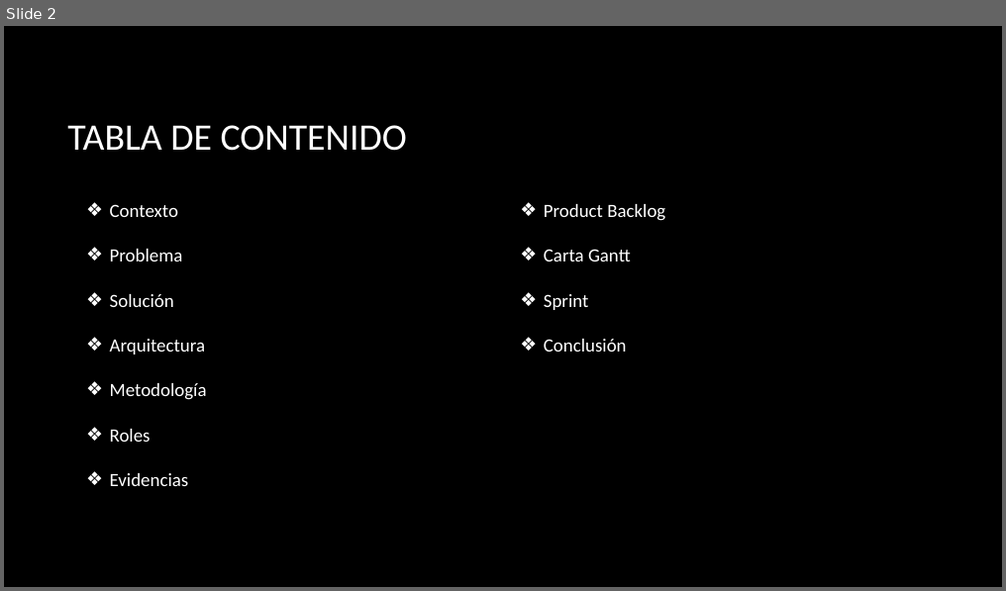
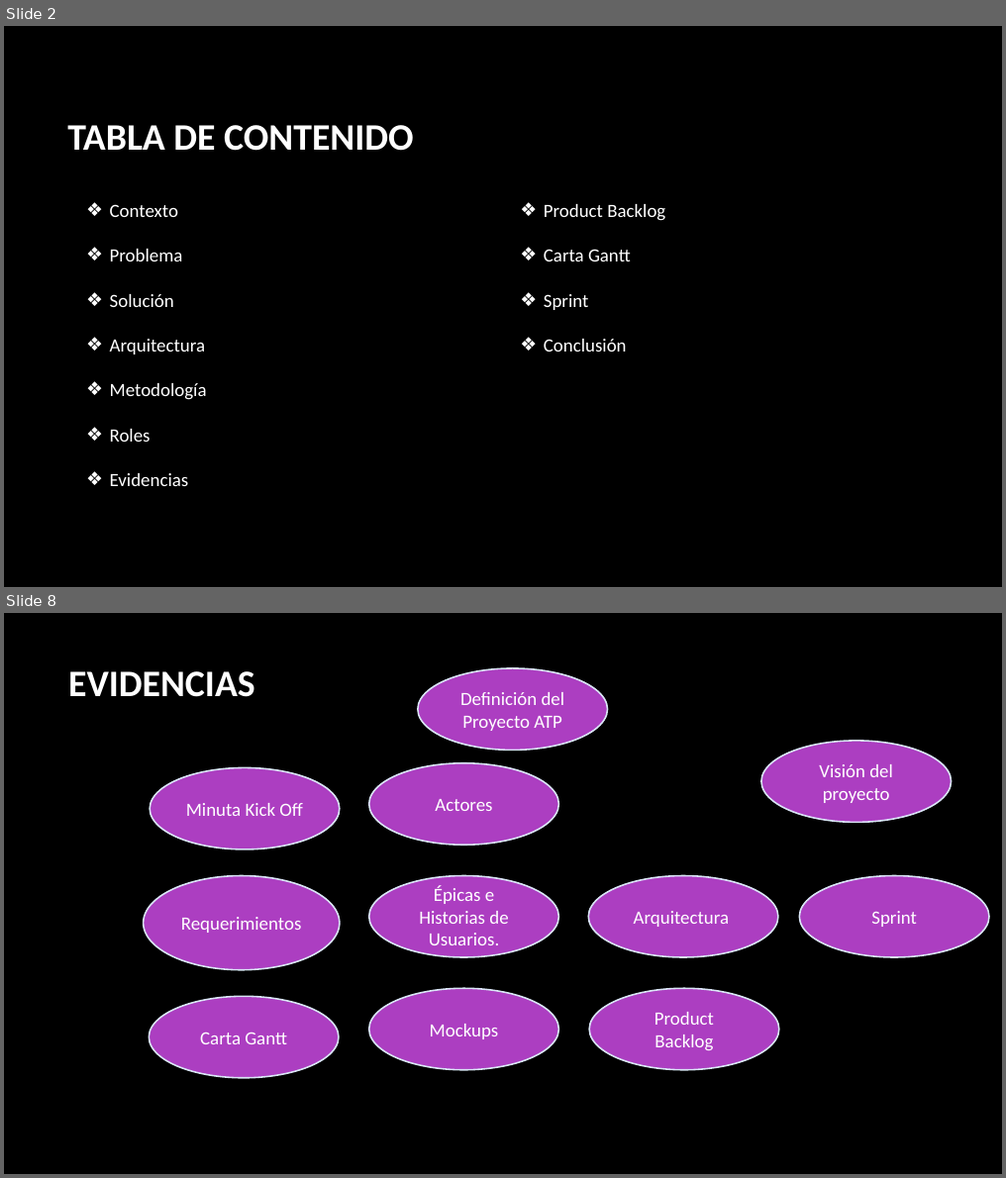
Before and after one commit to cristianvernal/NombreProyecto_Capstone24_DUOC_VM, a slide deck: Fase 1/Evidencias Grupales/Presentación Capstone.pptx. Shown one above the other, each under a label of ours: slide 2 before the commit, slides 2 and 8 after it; the slides between them are not shown. The pictures are 1006x591 and 1006x1178 pixels, drawn with LibreOffice and Linux fonts; fonts in the diff are those of the drawing; background and template pictures are left out. Boxes give left, top, right and bottom in pixels: in the first picture for what was removed or moved away, otherwise in the second. Text is boxed around its words. In the diff, an @@ line names an element or a change of style, - is before the commit and + after.

```diff
--- a/Fase 1/Evidencias Grupales/Presentación Capstone.pptx
+++ b/Fase 1/Evidencias Grupales/Presentación Capstone.pptx
@@ slide 8 added at <box>4,613,1002,1174</box>, background picture (left out) @@
@@ title added at <box>68,671,255,697</box>, 36 pt, text #FFFFFF, bold @@
+EVIDENCIAS
@@ ellipse added at <box>418,668,608,750</box>, fill #AC3EC1, outline #DAE5F6 1.5 pt, 18 pt, text #FFFFFF @@
+Definición del Proyecto ATP
@@ ellipse added at <box>761,741,951,823</box>, fill #AC3EC1, outline #DAE5F6 1.5 pt, 18 pt, text #FFFFFF @@
+Visión del proyecto
@@ ellipse added at <box>150,768,341,850</box>, fill #AC3EC1, outline #DAE5F6 1.5 pt, 18 pt, text #FFFFFF @@
+Minuta Kick Off
@@ ellipse added at <box>369,763,559,845</box>, fill #AC3EC1, outline #DAE5F6 1.5 pt, 18 pt, text #FFFFFF @@
+Actores
@@ ellipse added at <box>144,875,340,970</box>, fill #AC3EC1, outline #DAE5F6 1.5 pt, 18 pt, text #FFFFFF @@
+Requerimientos
@@ ellipse added at <box>369,875,559,958</box>, fill #AC3EC1, outline #DAE5F6 1.5 pt, 18 pt, text #FFFFFF @@
+Épicas e Historias de Usuarios.
@@ ellipse added at <box>589,875,779,958</box>, fill #AC3EC1, outline #DAE5F6 1.5 pt, 18 pt, text #FFFFFF @@
+Arquitectura
@@ ellipse added at <box>800,875,990,958</box>, fill #AC3EC1, outline #DAE5F6 1.5 pt, 18 pt, text #FFFFFF @@
+Sprint
@@ ellipse added at <box>150,996,340,1078</box>, fill #AC3EC1, outline #DAE5F6 1.5 pt, 18 pt, text #FFFFFF @@
+Carta Gantt
@@ ellipse added at <box>369,989,559,1070</box>, fill #AC3EC1, outline #DAE5F6 1.5 pt, 18 pt, text #FFFFFF @@
+Mockups
@@ ellipse added at <box>589,989,779,1070</box>, fill #AC3EC1, outline #DAE5F6 1.5 pt, 18 pt, text #FFFFFF @@
+Product Backlog
@@ slide 2 changed as well @@
@@ title "TABLA DE CONTENIDO" at <box>67,125,414,151</box>: bold on @@
```
Also in this commit, not shown: 1 other slide changed, 5 other slides added.
